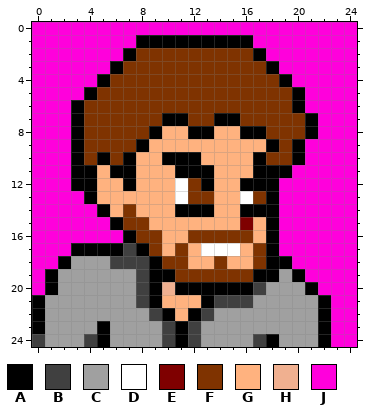
Two versions of one pixel-art sprite, chars/john/sprites/portrait.png. Above is the file before it was changed.
The file is 25x25 pixels.
Palette (. is transparent): A #000000  B #404040  C #a0a0a0  D #ffffff  E #7f0000  F #7f3300  G #ffb27f  H #f0b090  J #ff00dc
Pixels before, first column x 0:
 0 JJJJJJJJJJJJJJJJJJJJJJJJJ
 1 JJJJJJJJAAAAAAAAAJJJJJJJJ
 2 JJJJJJJAFFFFFFFFFAJJJJJJJ
 3 JJJJJJAFFFFFFFFFFFAJJJJJJ
 4 JJJJJAFFFFFFFFFFFFFAJJJJJ
 5 JJJJAFFFFFFFFFFFFFFFAJJJJ
 6 JJJAFFFFFFFFFFFFFFFFAJJJJ
 7 JJJAFFFFFFAAFFAAFFFFFAJJJ
 8 JJJAFFFFFAGGAAGGAAFFFAJJJ
 9 JJJAFFFFAGGGGGGGGGAFAJJJJ
10 JJJAFAFAGGAAAGGGGAFFAJJJJ
11 JJJAAGAAGGGAAAGGGAAAJJJJJ
12 JJJAAGGAGGGDFAGGAAAJJJJJJ
13 JJJJAGGGGGGDFFGGDFAJJJJJJ
14 JJJJJAGFGGGAAAGGAAAJJJJJJ
15 JJJJJJAFFGGGGGGGEGAJJJJJJ
16 JJJJJJJAFFGGFFFFFGAJJJJJJ
17 JJJAAAABAFGFGDDDGFAJJJJJJ
18 JJACCCBBBAFFGGFGGFAAJJJJJ
19 JACCCCCCBAAFFFFFFAACAJJJJ
20 JACCCCCCBAHAAAAAABCCCAJJJ
21 ACCCCCCCBAGGGABBBCCCCCAJJ
22 ACCCCCCCCBAGABCCCCCCCCAJJ
23 ACCCCACCCCBABCCCCCCCCCAJJ
24 BCCCBACCCCBABCCCCBACCCAJJ
The result:
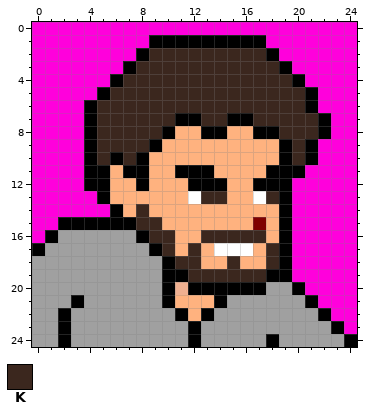
Colours new in this view: K #3b271e
The exact change:
Changed rows in their new state; - is an unchanged pixel.
first column x 0:
 1 --------J--------A-------
 2 -------JAKKKKKKKKKA------
 3 ------JAKKKKKKKKKKKA-----
 4 -----JAKKKKKKKKKKKKKA----
 5 ----JAKKKKKKKKKKKKKKKA---
 6 ---JAKKKKKKKKKKKKKKKKA---
 7 ---JAKKKKKK-AKK-AKKKKKA--
 8 ---JAKKKKKA-G-A-G-AKKKA--
 9 ---JAKKKKA--------GAKA---
10 ---JAKAKA-GGG----GGAKA---
11 ---J-AG-A--------G--A----
12 ---J-A-GA--GA-A-G--A-----
13 ----JA-----GDKK-GDKA-----
14 -----JAGK--GGG--GGGA-----
15 --AAAA-AKK------GEGA-----
16 -ACCCCCCAKK-GKKKKKGA-----
17 ACCCCCCCCAKGKG--DGKA-----
18 CCC---CCCCAKK-GK-GK------
19 CC------CC-AKKKKKK-AJ----
20 CC------CCAH-----A--AJ---
21 C--A----CCA--GACC----AJ--
22 C-A------CCAGA-----------
23 C-A--C----CCA---------CA-
24 C-A-CC----CCA----C----CCA
Pixel boxes of the changes (left, top, right, bottom) in both pictures:
changed: (32, 35, 357, 347)
